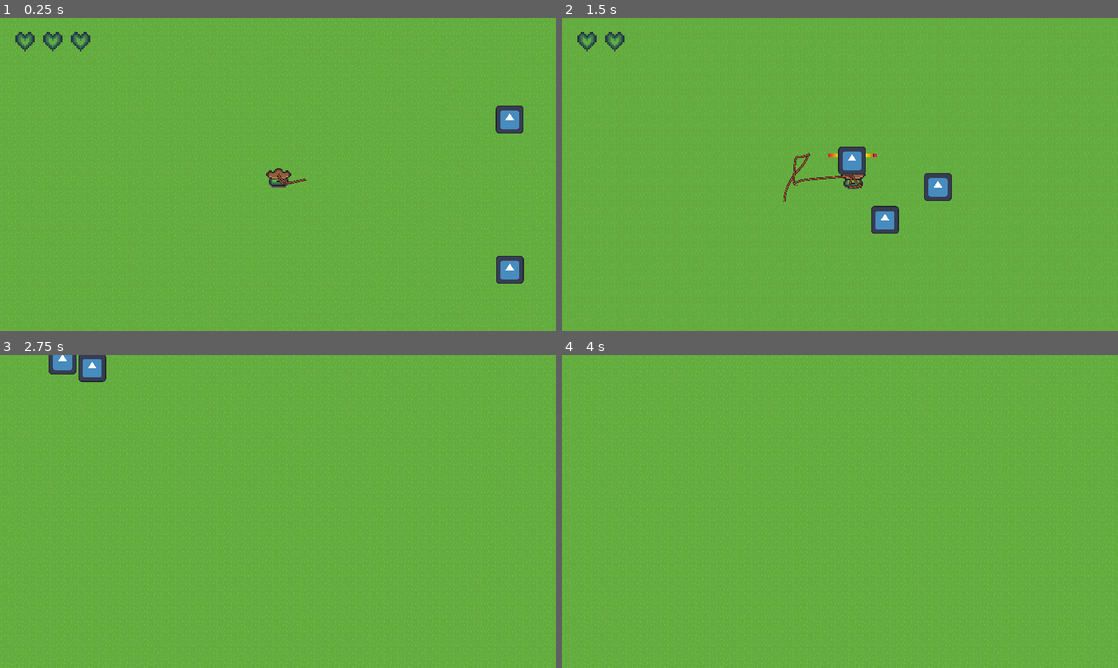
Above: before the commit, frames 1-4 (two rows, left to right).
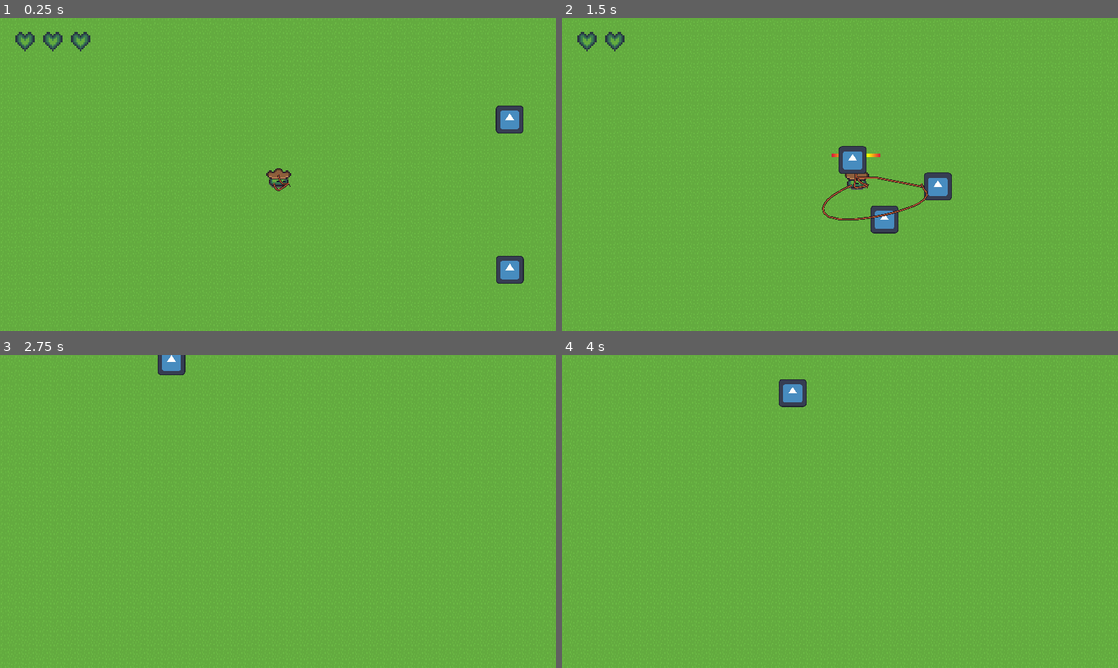
Above: after the commit, the same moments.

Repository: 2weeking/Lasso-Knight
Game: Godot game, scene res://levels/level_0.tscn
The game is run twice, just before and just after one commit, with the same random seed, the same clock (stepped at 60 frames per second) and the same inputs. The engine's default icon, where the game draws it, is replaced by a stand-in: a white triangle on a blue panel in a dark square.
Inputs (mouse positions are in pixels of both pictures, inside the frame that each line leads up to):
- Up to frame 1 (0.25 s): no input
- Up to frame 2 (1.5 s): move the mouse to (962, 158) at 0.52 s; hold D (right) 0.53-1.28 s; click (962, 158) at 0.6 s; move the mouse to (728, 190) at 1.27 s; hold S (down) from 1.28 s (still down); click (728, 190) at 1.35 s
- Up to frame 3 (2.75 s): move the mouse to (333, 442) at 2.02 s; release S (down) at 2.03 s; hold D (right) from 2.03 s (still down); click (333, 442) at 2.1 s
- Up to frame 4 (4 s): move the mouse to (812, 574) at 2.77 s; release D (right) at 2.78 s; hold W (up) 2.78-3.53 s; click (812, 574) at 2.85 s; move the mouse to (1006, 558) at 3.52 s; hold A (left) from 3.53 s (still down); click (1006, 558) at 3.6 s

The runs differ from the first frame. In frame 1, less than 0.1% of the frame differs, in the area x 49-56%, y 49-56%; in frame 2, 0.9%; in frame 3, 1.1%, in the area x 8-34%, y 0-9%; in frame 4, 0.4%.

Commit message:
Fixed rope jittering by moving whipping path from physics_process to process

Diff:
--- a/entities/knight/knight.gd
+++ b/entities/knight/knight.gd
@@ -60,6 +60,15 @@
 	gradient_texture.gradient = gradient
 	lasso_bar.texture_under = gradient_texture
 
+func _process(delta):
+	# Whipping state to latch on to enemies
+	if whipping:
+		lasso_pathfollow.progress_ratio += lasso_speed * delta
+		# Reset whipping and hurtbox
+		if lasso_pathfollow.progress_ratio >= 0.98:
+			hurtbox.set_collision_mask_value(3, false)
+			whipping = false
+
 func _physics_process(delta):
 	# Movement
 	var input_direction = Vector2(
@@ -80,14 +89,6 @@
 		hurtbox.set_collision_mask_value(3, true)
 		lasso_pathfollow.progress_ratio = 0
 		whipping = true
-
-	# Whipping state to latch on to enemies
-	if whipping:
-		lasso_pathfollow.progress_ratio += lasso_speed * delta
-		# Reset whipping and hurtbox
-		if lasso_pathfollow.progress_ratio >= 0.96:
-			hurtbox.set_collision_mask_value(3, false)
-			whipping = false
 
 	# Desired_velocity to used to counteract movement during rope capturing
 	desired_velocity = input_direction * move_speed
--- a/entities/knight/knight.tscn
+++ b/entities/knight/knight.tscn
@@ -79,7 +79,7 @@
 
 [sub_resource type="Curve2D" id="Curve2D_v218c"]
 _data = {
-"points": PackedVector2Array(0, 0, 0, 0, 0, 0, -69.2504, 0.198425, 69.2504, -0.198425, 81, -17, 0, 0, 0, 0, 151, 0, 72.9156, 0.834275, -72.9156, -0.834275, 78, 18, 0, 0, 0, 0, 0, 0)
+"points": PackedVector2Array(0, 0, 0, 0, 0, 0, -69.2504, 0.198425, 69.2504, -0.198425, 81, -17, 0, 0, 0, 0, 151, 0, 72.9156, 0.834275, -72.9156, -0.834275, 78, 18, 0, 0, 0, 0, 0, 10)
 }
 point_count = 5
 
@@ -150,7 +150,6 @@
 [node name="Lasso" parent="Path2D/PathFollow2D" node_paths=PackedStringArray("target") instance=ExtResource("4_45si7")]
 z_index = 1
 target = NodePath("../../..")
-ropeLength = 50.0
 
 [node name="HurtBox" type="Area2D" parent="Path2D/PathFollow2D"]
 rotation = 0.218669
--- a/entities/lasso/verlet_rope.gd
+++ b/entities/lasso/verlet_rope.gd
@@ -30,18 +30,18 @@
 
 func init_position()->void:
 	for i in range(pointCount):
-		pos[i] = position + Vector2(constrain *i, 0)
-		posPrev[i] = position + Vector2(constrain *i, 0)
-	position = Vector2.ZERO
+		pos[i] = global_position + Vector2(constrain *i, 0)
+		posPrev[i] = global_position + Vector2(constrain *i, 0)
+	global_position = Vector2.ZERO
 
 func _process(delta)->void:
 	#set_start(to_local(target.global_position))
-	set_last(to_local(target.global_position))
+	if target.name == "Knight":
+		set_last(to_local(target.global_position + Vector2(-5, 10)))
+	else:
+		set_last(to_local(target.global_position))
 	update_points(delta)
 	update_constrain()
-
-	#update_constrain()	#Repeat to get tighter rope
-	#update_constrain()
 
 	# Send positions to Line2D for drawing
 	line2D.points = pos
--- /dev/null
+++ b/levels/test.tscn
@@ -0,0 +1,35 @@
+[gd_scene load_steps=4 format=3 uid="uid://dpbimnpalm6kr"]
+
+[ext_resource type="PackedScene" uid="uid://wtb0tpyhgt5v" path="res://entities/lasso/verlet_rope.tscn" id="1_7dtbj"]
+
+[sub_resource type="Curve2D" id="Curve2D_ixi0x"]
+_data = {
+"points": PackedVector2Array(0, 0, 0, 0, 0, 0, 0, 0, 0, 0, 2.00262, -10.2708, -69.2504, 0.198425, 69.2504, -0.198425, 81, -17, 0, 0, 0, 0, 151, 0, 72.9156, 0.834275, -72.9156, -0.834275, 78, 18, 0, 0, 0, 0, 0, 0)
+}
+point_count = 6
+
+[sub_resource type="RectangleShape2D" id="RectangleShape2D_enaof"]
+
+[node name="Test" type="Node2D"]
+
+[node name="Path2D" type="Path2D" parent="."]
+position = Vector2(317, 377)
+scale = Vector2(2, 2)
+curve = SubResource("Curve2D_ixi0x")
+metadata/_edit_group_ = true
+
+[node name="PathFollow2D" type="PathFollow2D" parent="Path2D"]
+rotates = false
+
+[node name="Lasso" parent="Path2D/PathFollow2D" node_paths=PackedStringArray("target") instance=ExtResource("1_7dtbj")]
+z_index = 1
+target = NodePath("../../..")
+
+[node name="HurtBox" type="Area2D" parent="Path2D/PathFollow2D"]
+rotation = 0.218669
+collision_layer = 8
+collision_mask = 4
+
+[node name="CollisionShape2D" type="CollisionShape2D" parent="Path2D/PathFollow2D/HurtBox"]
+shape = SubResource("RectangleShape2D_enaof")
+debug_color = Color(1, 0, 0, 0.419608)
